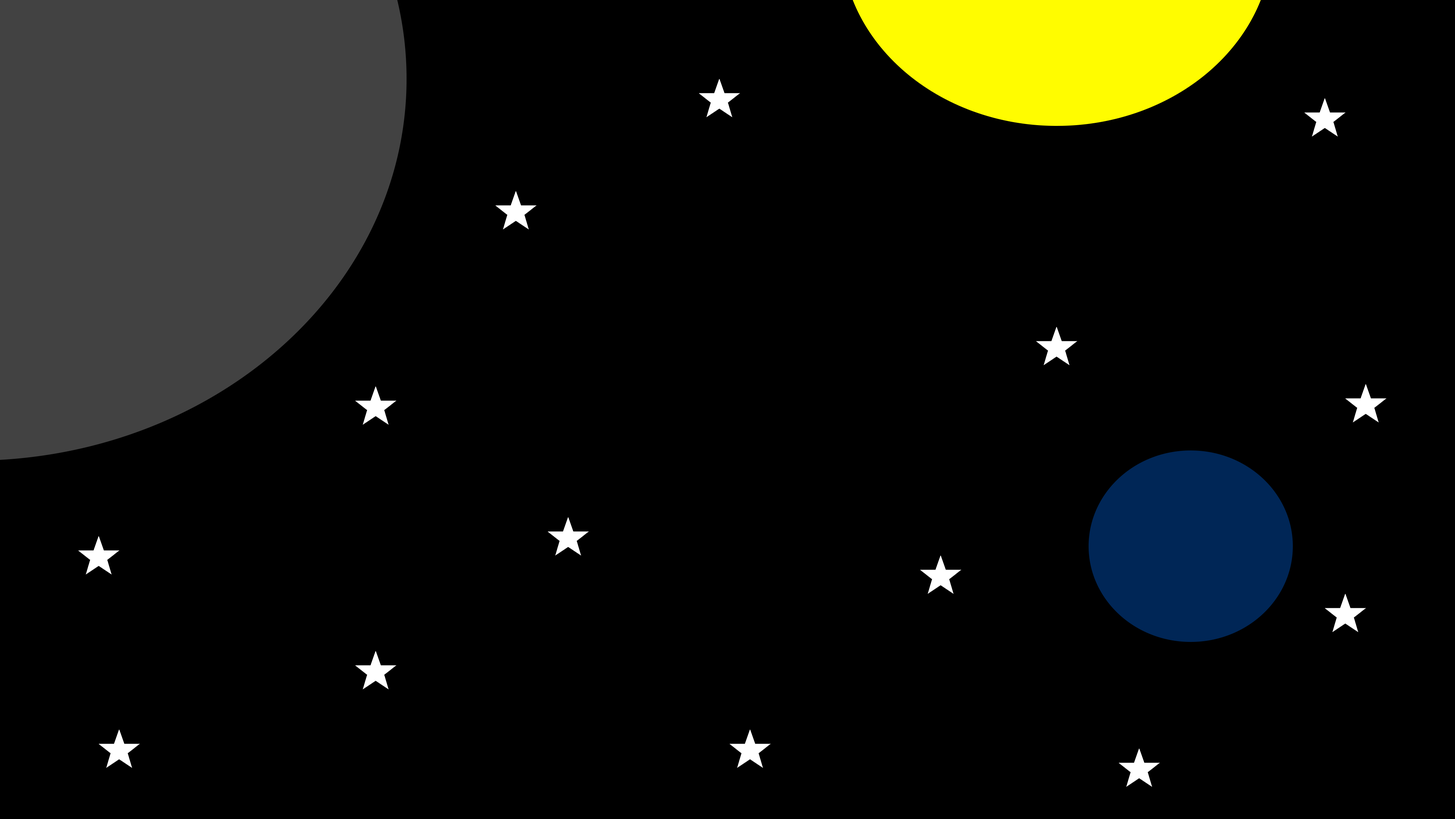
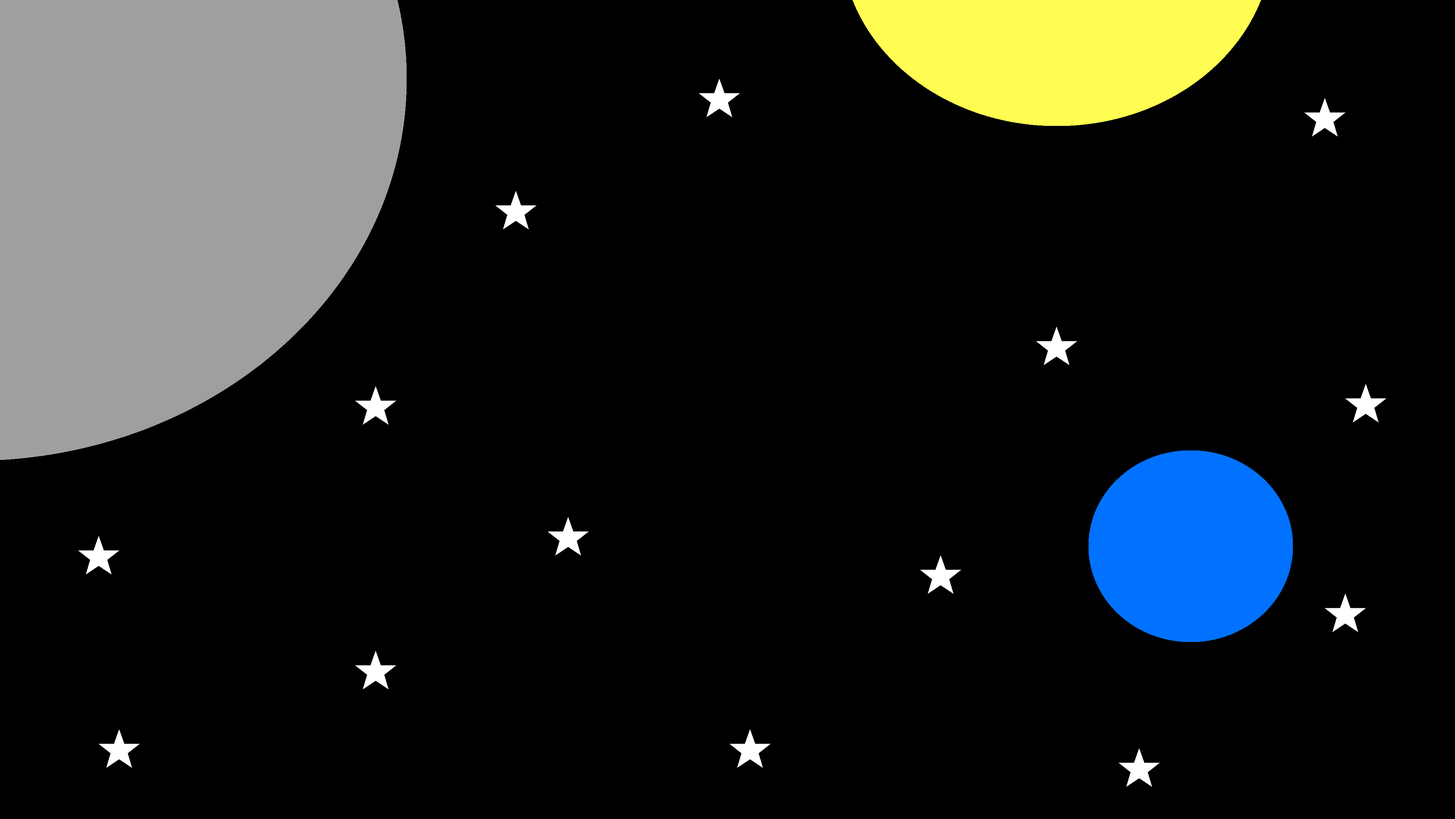
Layers edited between the first and the second 1455px x 819px image:
painted on "Ellipse 3", unmasked it over [left=852, top=0, right=1262, bottom=126]
painted on "Ellipse 2", unmasked it over [left=1088, top=450, right=1294, bottom=642]
painted on "Ellipse 1", unmasked it over [left=0, top=0, right=407, bottom=460]
